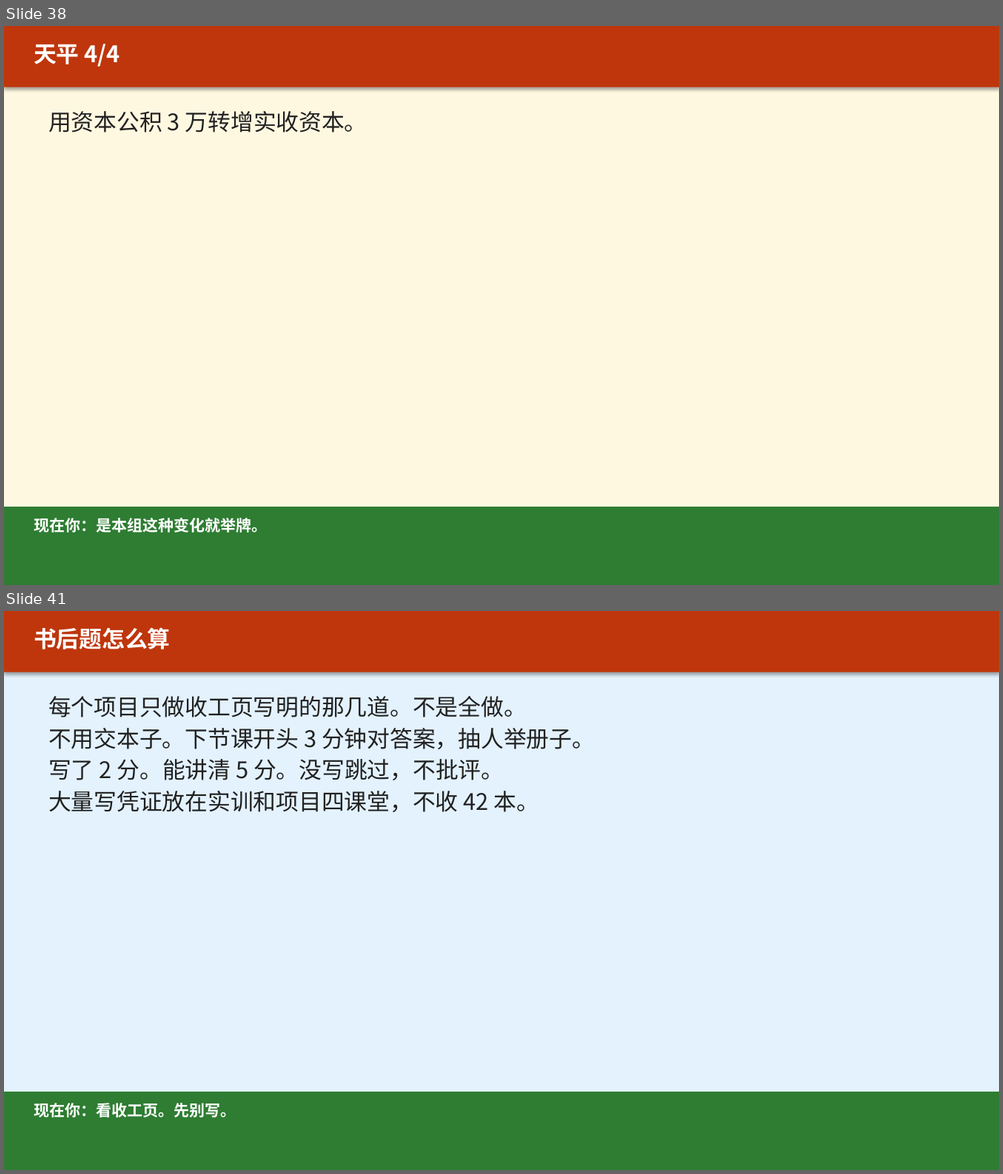
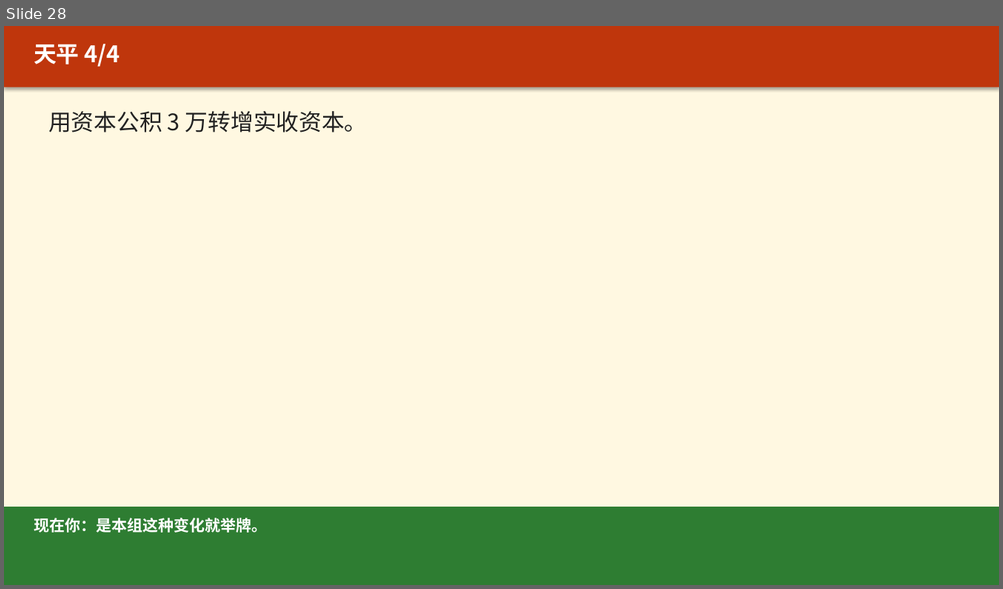
Before and after one commit to xuehui003-1/jichukuaiji, a slide deck: 90_通用工具_全学期复用/90-C14_课堂活动与课后任务_上课投影_v1.0_20260821.pptx. Shown one above the other, each under a label of ours: slides 38 and 41 before the commit, slide 28 after it; the slides between them are not shown. The pictures are 1003x1174 and 1003x589 pixels, drawn with LibreOffice and Linux fonts; fonts in the diff are those of the drawing. Boxes give left, top, right and bottom in pixels: in the first picture for what was removed or moved away, otherwise in the second. Text is boxed around its words. In the diff, an @@ line names an element or a change of style, - is before the commit and + after.

Commit message:
任务写在讲到那一页的课件上：项目一讲完四张图才布置连讲，项目四看完连环画才配音
C14改成活动日专用，平时下课看各项目收工页。删掉两句对话的假配音和未讲科目就考借贷。

```diff
--- a/90_通用工具_全学期复用/90-C14_课堂活动与课后任务_上课投影_v1.0_20260821.pptx
+++ b/90_通用工具_全学期复用/90-C14_课堂活动与课后任务_上课投影_v1.0_20260821.pptx
@@ slide 41 removed at bbox=[4, 611, 999, 1170], background #FFFFFF @@
@@ rectangle removed at bbox=[4, 611, 999, 1170] @@
@@ rectangle removed at bbox=[4, 611, 999, 672] @@
@@ text removed at bbox=[34, 627, 170, 649] @@
-书后题怎么算
@@ text removed at bbox=[48, 696, 595, 812] @@
-每个项目只做收工页写明的那几道。不是全做。
-不用交本子。下节课开头 3 分钟对答案，抽人举册子。
-写了 2 分。能讲清 5 分。没写跳过，不批评。
-大量写凭证放在实训和项目四课堂，不收 42 本。
@@ rectangle removed at bbox=[4, 1092, 999, 1170] @@
@@ text removed at bbox=[34, 1103, 236, 1118] @@
-现在你：看收工页。先别写。
@@ what was slide 38 is now slide 28 @@
```
Also in this commit, not shown: 24 slides changed, 1 slide added, 16 other slides removed, 3 other files.
